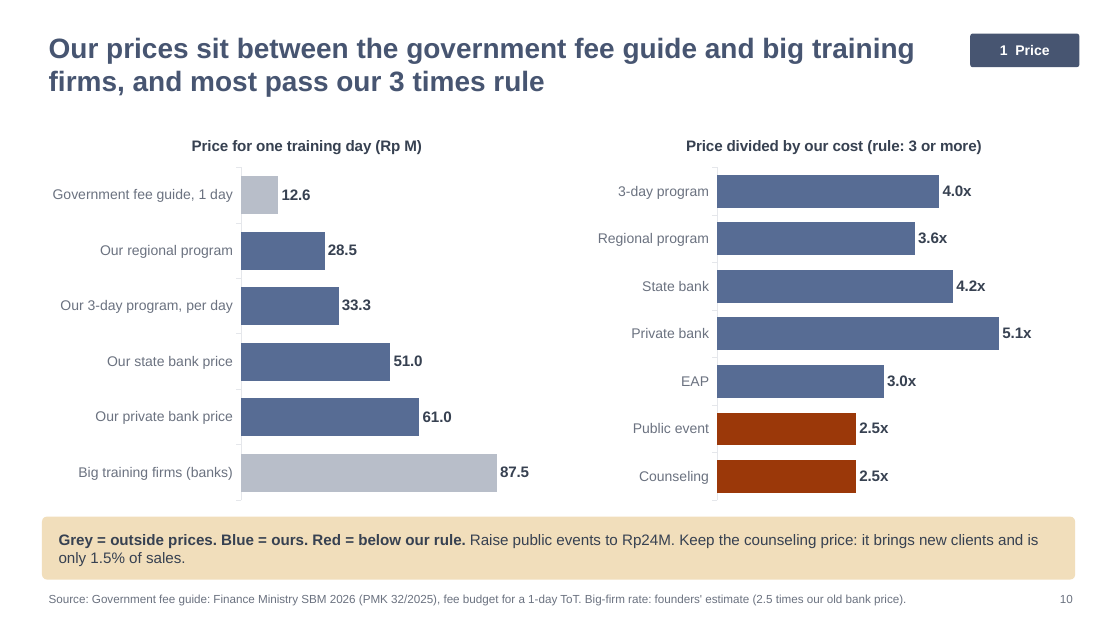
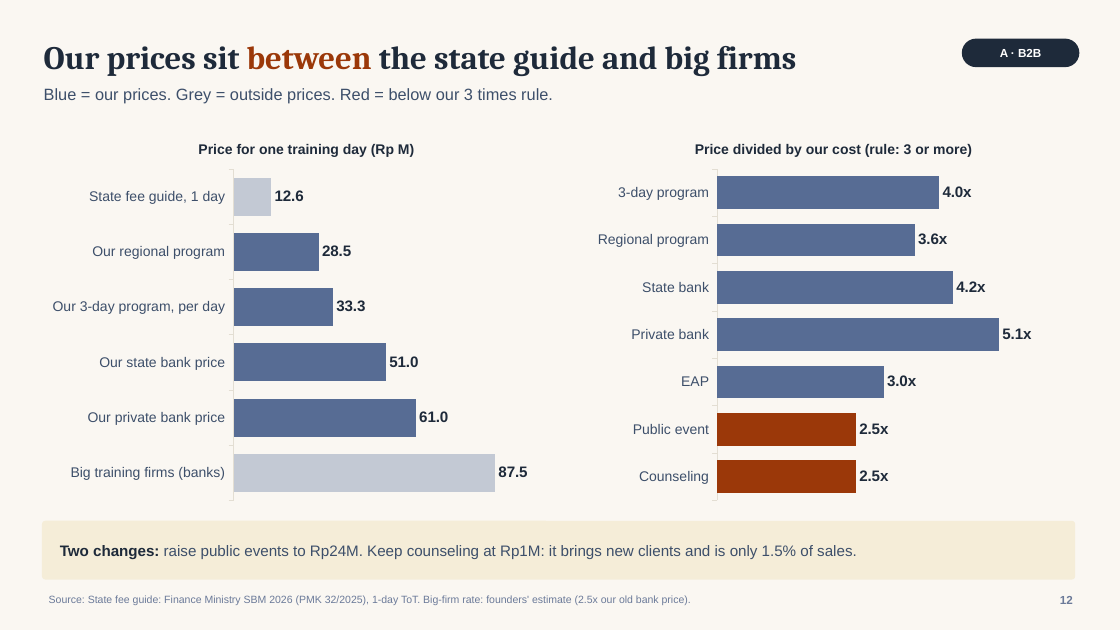
Before and after one commit to galihnxs/financial-estimations, a slide deck: slide 12 of TemanJourney_Growth_Recommendation.pptx (slide 10 before the commit). Drawn at 1120x630 pixels with LibreOffice and Linux fonts; fonts in the diff are those of the drawing. Boxes give left, top, right and bottom in pixels: in the first picture for what was removed or moved away, otherwise in the second. Text is boxed around its words. In the diff, an @@ line names an element or a change of style, - is before the commit and + after.

```diff
--- a/TemanJourney_Growth_Recommendation.pptx
+++ b/TemanJourney_Growth_Recommendation.pptx
@@ background #FFFFFF to #FAF7F2 @@
@@ text "Our prices sit between the ..." at (44,46,796,76): vertical alignment top to middle @@
@@ text at (44,46,796,76): text changed; size 24 to 28 pt; font Arial to Cambria; text colour #475571 to #1E2A3A @@
-Our prices sit between the government fee guide and big training firms, and most pass our 3 times rule
+Our prices sit between the state guide and big firms
@@ rounded rectangle added at (962,39,1080,67), fill #1E2A3A, 10 pt, text #FFFFFF, bold @@
+A · B2B
@@ rounded rectangle removed at (970,34,1080,67) @@
-1 Price
@@ text added at (44,88,553,104), 14 pt, text #3D4F6A @@
+Blue = our prices. Grey = outside prices. Red = below our 3 times rule.
@@ bar chart at (42,126,571,508) @@
-categories: Government fee guide, 1 day, Our regional program, Our 3-day program, per day, Our state bank price, Our private bank price, Big training firms (banks)
+categories: State fee guide, 1 day, Our regional program, Our 3-day program, per day, Our state bank price, Our private bank price, Big training firms (banks)
@@ colours of single points changed @@
@@ category axis changed @@
@@ bar chart: place and size @@
-bar chart at (42,122,571,508)
+bar chart at (42,126,571,508)
@@ bar chart at (588,126,1080,508) @@
@@ category axis changed @@
@@ bar chart: place and size @@
-bar chart at (588,122,1080,508)
+bar chart at (588,126,1080,508)
@@ rounded rectangle "Two changes: raise public events ...": place and size @@
-rounded rectangle "Two changes: raise public events ..." at (42,517,1075,580)
+rounded rectangle "Two changes: raise public events ..." at (42,521,1075,580)
@@ rounded rectangle "Two changes: raise public events ..." at (42,521,1075,580): fill #F1DEBB to #F5EDD8; proportions changed @@
@@ text in rounded rectangle at (60,545,857,559): text changed; text colour #374151 to #3D4F6A @@
-Grey = outside prices. Blue = ours. Red = below our rule. Raise public events to Rp24M. Keep the counseling price: it brings new clients and is only 1.5% of sales.
+Two changes: raise public events to Rp24M. Keep counseling at Rp1M: it brings new clients and is only 1.5% of sales.
@@ text at (49,595,691,605): text changed; size 10 to 9 pt; text colour #6B7280 to #6B7A99 @@
-Source: Government fee guide: Finance Ministry SBM 2026 (PMK 32/2025), fee budget for a 1-day ToT. Big-firm rate: founders' estimate (2.5 times our old bank price).
+Source: State fee guide: Finance Ministry SBM 2026 (PMK 32/2025), 1-day ToT. Big-firm rate: founders' estimate (2.5x our old bank price).
@@ text at (1060,596,1073,604): text changed; text colour #6B7280 to #6B7A99; bold on @@
-10
+12
```
Also in this commit, not shown: 13 other slides changed, 26 slides added, 11 slides removed, 9 other files.
